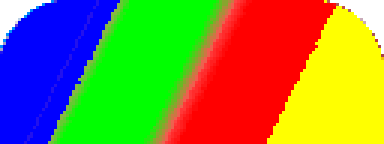
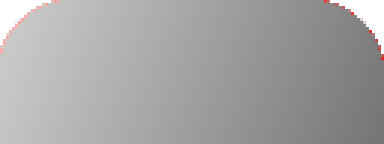
Revision of a layered (384, 144) image; what changed, layer by layer:
hid "图层副本" over box(0, 0, 384, 144)
painted on "图层" over box(0, 0, 384, 144)
